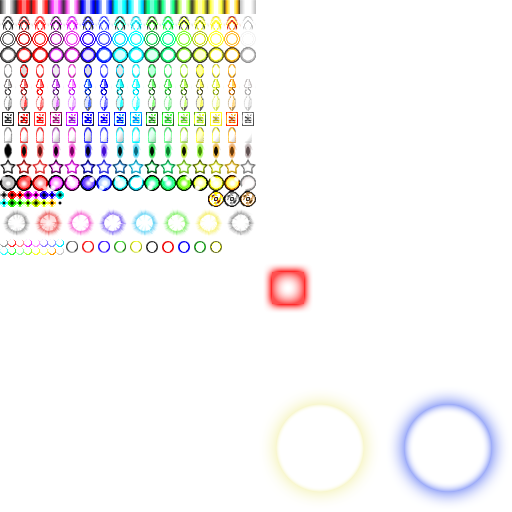
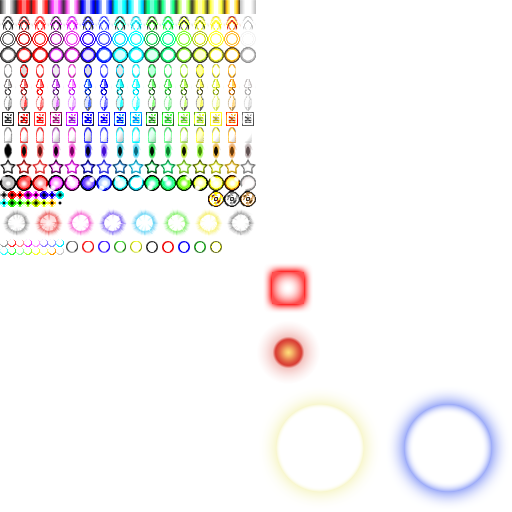
Layered file, before and after one edit (512 × 512). Changes by layer:
pixels changed over [258,322,319,383] (layer not identified)
